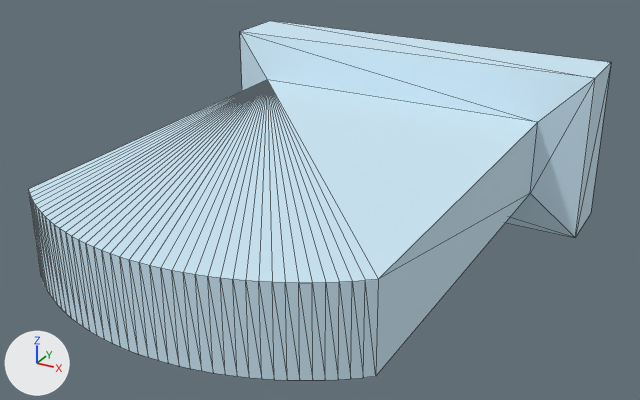
Before and after pictures for a commit that changed the FBX model Unity Project/Giroux-CAP6117-SANC - crown/Assets/Models/LOD Headstones/PA-465-F.fbx.
Both versions are drawn from a camera (50 mm lens) standing at (0.555, -1.376, 0.479) and looking at (0.009, -0.384, -0.017). Every picture has the same lights, and +X, +Y and +Z are marked at lower left. The first picture is the older version. Mesh edges are drawn as thin lines. Objects named as collision shapes, trigger or cutter boxes, shadow casters or lower levels of detail are left out. Where no turn or scale is listed for an object, it has been applied to the vertices.

In view in the first picture: 'PA-465-F_LOD0'.
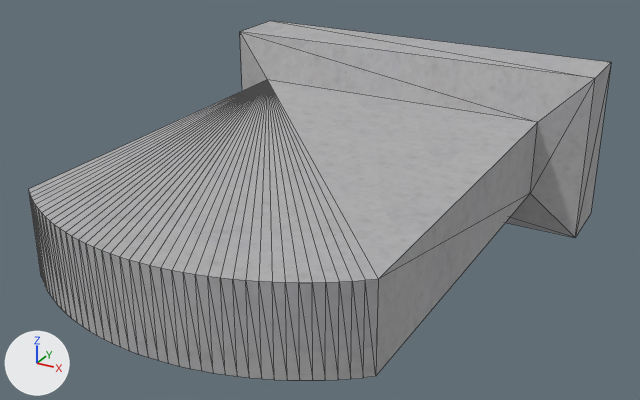
Boxes (x1, y1, x2, y2) around the edits, measured in the pictures (640 x 400 px):
'PA-465-F_LOD0', recoloured (blue to grey)
    both: (29, 21, 611, 380)

Edits to the bpy script that builds the scene:
```text
Add img_b_465_f_png:
    img_b_465_f_png = load_image('B-465-F.png', '../../Materials/LOD Headstone Mats/B-465-F.png', 1024, 1024, 'sRGB')
Add mat_0_615686_0_811765_0_929412_0_000000_0_126:
    mat_0_615686_0_811765_0_929412_0_000000_0_126 = principled_material('0.615686_0.811765_0.929412_0.000000_0.126')
    mat_0_615686_0_811765_0_929412_0_000000_0_126.texture = img_b_465_f_png
    mat_0_615686_0_811765_0_929412_0_000000_0_126.roughness = 0.859
Change me_mesh1:
    where me_mesh1.from_pydata(...)  # 92 vertices, 180 faces; spans x -0.305..0.305, y -0.761..0.0, z -0.127..0.127
    remove me_mesh1.materials.append(mat_0_615686_0_811765_0_929412_0_000000_0_000000)  # blue #cee9f7
    add me_mesh1.materials.append(mat_0_615686_0_811765_0_929412_0_000000_0_126)  # picture img_b_465_f_png
```
